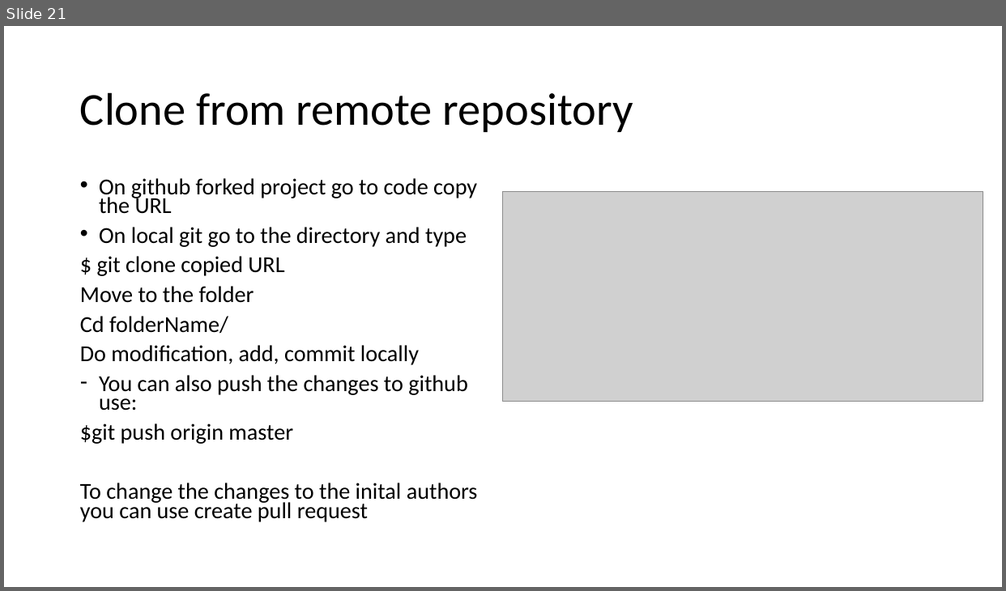
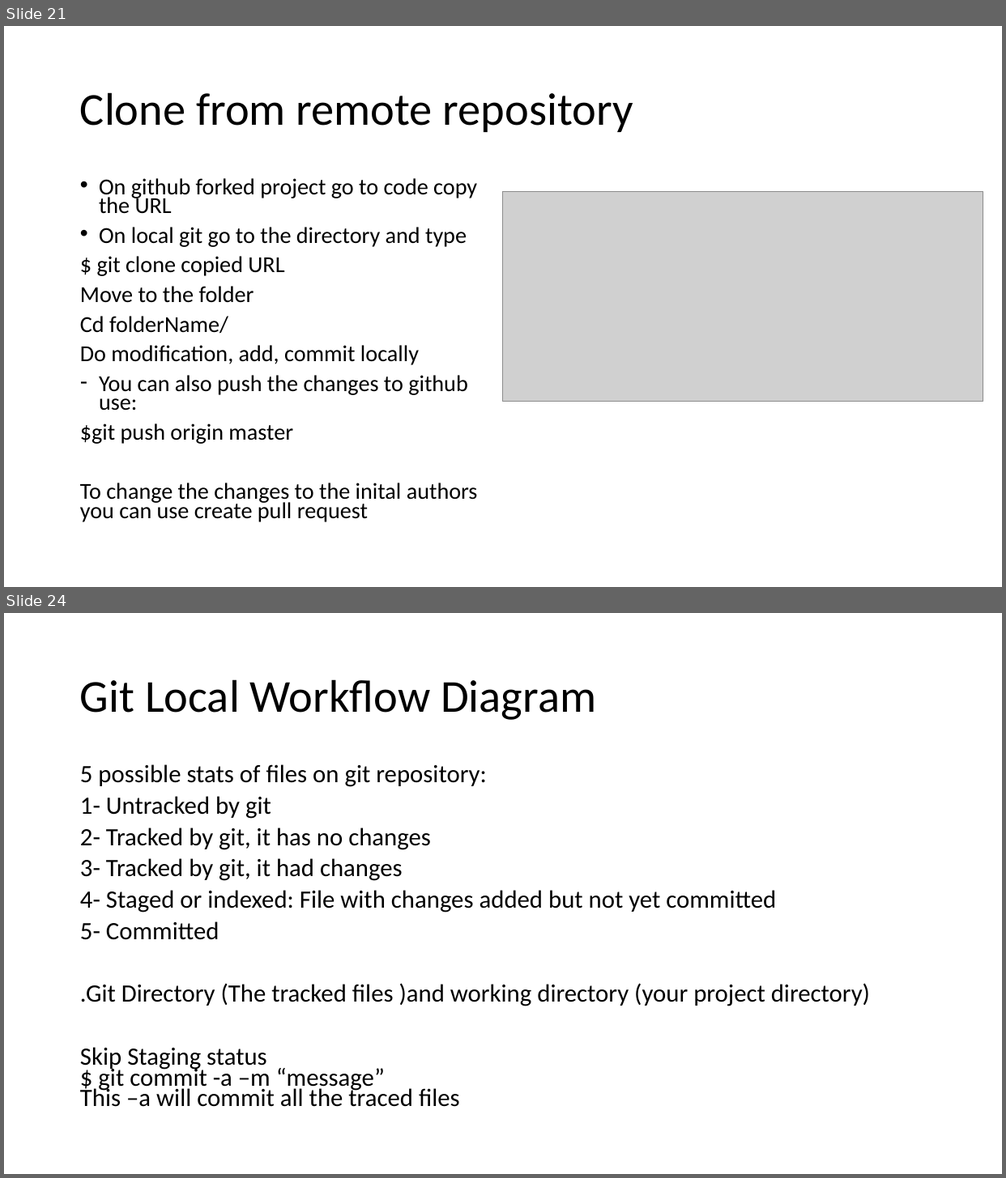
Before and after one commit to Kawthersaeedi/GitProgictTo-learn-, a slide deck: Git and Github ppt.odp. Shown one above the other, each under a label of ours: slide 21 before the commit, slides 21 and 24 after it; the slides between them are not shown. The pictures are 1006x591 and 1006x1178 pixels, drawn with LibreOffice and Linux fonts; fonts in the diff are those of the drawing; grey boxes stand for pictures. Boxes give left, top, right and bottom in pixels: in the first picture for what was removed or moved away, otherwise in the second. Text is boxed around its words. In the diff, an @@ line names an element or a change of style, - is before the commit and + after.

```diff
--- a/Git and Github ppt.odp
+++ b/Git and Github ppt.odp
@@ slide 24 added at (4, 613, 1002, 1174), background #FFFFFF @@
@@ title added at (80, 679, 596, 720), 44 pt, text #000000 @@
+Git Local Workflow Diagram
@@ text added at (80, 764, 870, 1107), 24 pt, text #000000 @@
+5 possible stats of files on git repository:
+1- Untracked by git
+2- Tracked by git, it has no changes
+3- Tracked by git, it had changes
+4- Staged or indexed: File with changes added but not yet committed
+5- Committed
+.Git Directory (The tracked files )and working directory (your project directory)
+Skip Staging status
+$ git commit -a –m “message”
+This –a will commit all the traced files
```
Also in this commit, not shown: 4 other slides added.
